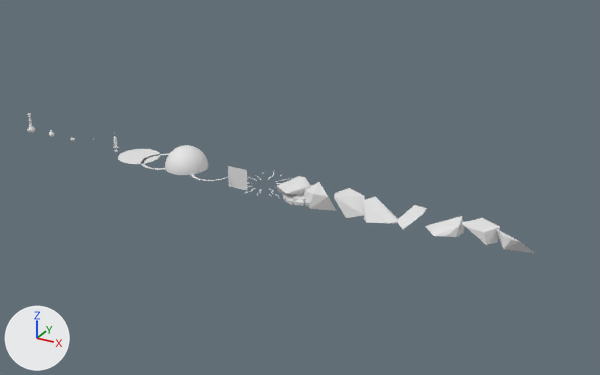
A saved change to the Blender file tools/blender/pharm/fx_pharm.blend.
Rendered twice from a 50 mm camera at (31.6, -28.8, 14.6) aimed at (15.3, 0.8, -0.2). Arrows for +X, +Y and +Z are at lower left; the lights stay in place. The first picture is the older version.

Names of what the first picture shows: 'pharm_circle', 'pharm_dome', 'pharm_shard_0', 'pharm_shard_1', 'pharm_shard_2', 'pharm_shard_3', 'pharm_shard_4', 'pharm_shard_5', 'pharm_shard_6', 'pharm_shard_7' and 8 more.
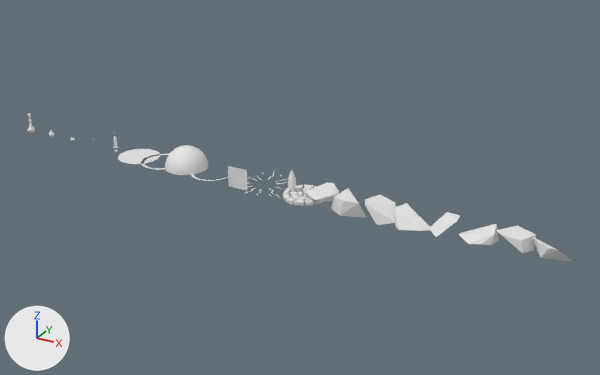
What changed in the scene script:
```text
Add me_pharm_crystal:
    me_pharm_crystal.from_pydata(...)  # 19 vertices, 19 faces; spans x -0.224..0.184, y -0.173..0.173, z 0.0..1.0
Change ob_pharm_shard_0:
    ob_pharm_shard_0.location: (15.4, 0.0, 0.0) -> (16.8, 0.0, 0.0)
Change ob_pharm_shard_1:
    ob_pharm_shard_1.location: (16.8, 0.0, 0.0) -> (18.2, 0.0, 0.0)
Change ob_pharm_shard_2:
    ob_pharm_shard_2.location: (18.2, 0.0, 0.0) -> (19.6, 0.0, 0.0)
Change ob_pharm_shard_3:
    ob_pharm_shard_3.location: (19.6, 0.0, 0.0) -> (21.0, 0.0, 0.0)
Change ob_pharm_shard_4:
    ob_pharm_shard_4.location: (21.0, 0.0, 0.0) -> (22.4, 0.0, 0.0)
Change ob_pharm_shard_5:
    ob_pharm_shard_5.location: (22.4, 0.0, 0.0) -> (23.8, 0.0, 0.0)
Change ob_pharm_shard_6:
    ob_pharm_shard_6.location: (23.8, 0.0, 0.0) -> (25.2, 0.0, 0.0)
Change ob_pharm_shard_7:
    ob_pharm_shard_7.location: (25.2, 0.0, 0.0) -> (26.6, 0.0, 0.0)
Add ob_pharm_crystal:
    ob_pharm_crystal = bpy.data.objects.new('pharm_crystal', me_pharm_crystal)
    ob_pharm_crystal.location = (15.4, 0.0, 0.0)
```

Where the change shows, as pixel boxes [x1, y1, x2, y2] in the pictures (600 x 375 px):
'pharm_shard_2', moved
    before: [334, 188, 365, 218]
    after: [365, 195, 396, 225]
'pharm_shard_3', moved
    before: [363, 196, 398, 223]
    after: [395, 203, 430, 231]
'pharm_shard_6', moved
    before: [461, 218, 500, 245]
    after: [496, 225, 536, 253]
'pharm_shard_1', moved
    before: [303, 182, 336, 211]
    after: [331, 188, 367, 218]
'pharm_shard_5', moved
    before: [425, 216, 464, 237]
    after: [459, 224, 499, 245]
'pharm_shard_0', moved
    before: [277, 176, 310, 195]
    after: [305, 182, 339, 201]
'pharm_shard_7', moved
    before: [497, 229, 535, 253]
    after: [533, 237, 573, 262]
'pharm_shard_4', moved
    before: [397, 205, 427, 229]
    after: [429, 212, 460, 237]
'pharm_crystal', added
    after: [288, 170, 296, 192]
